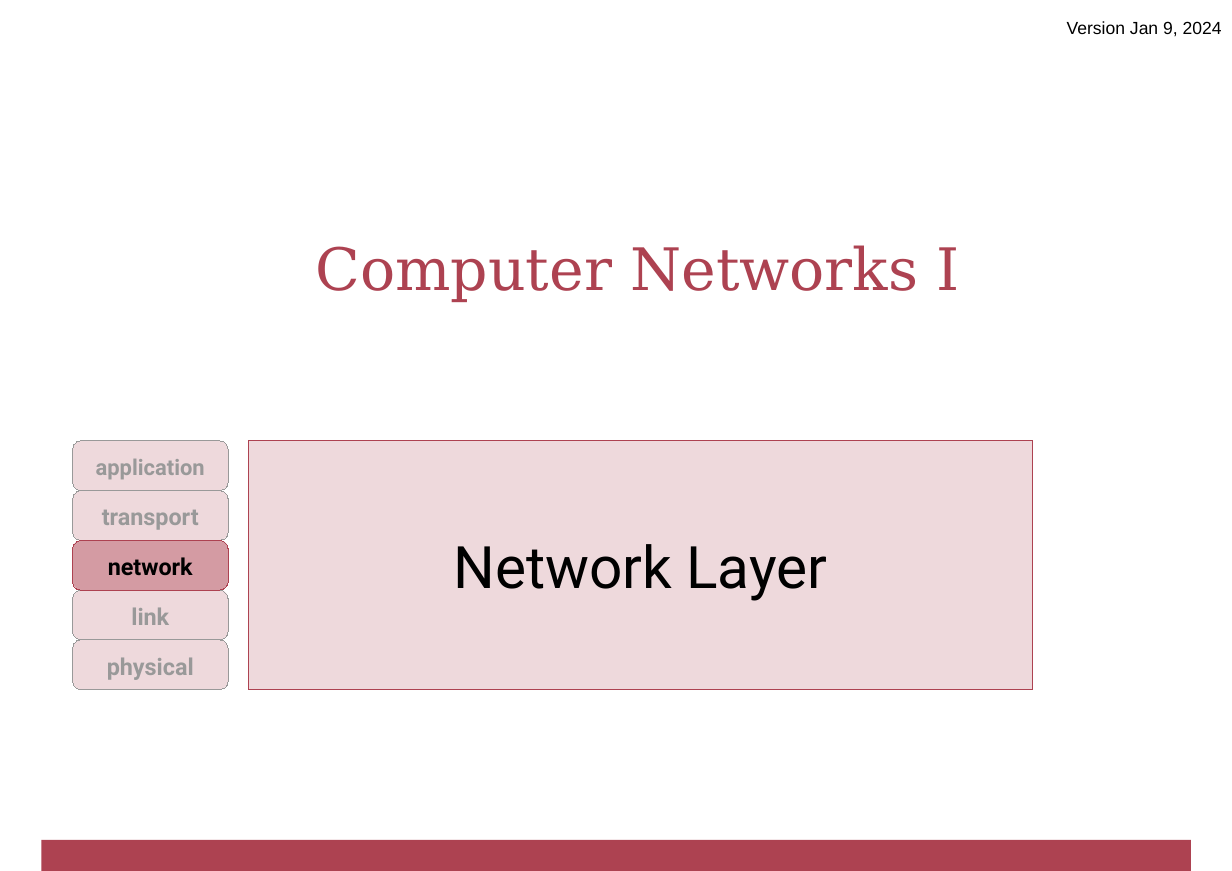
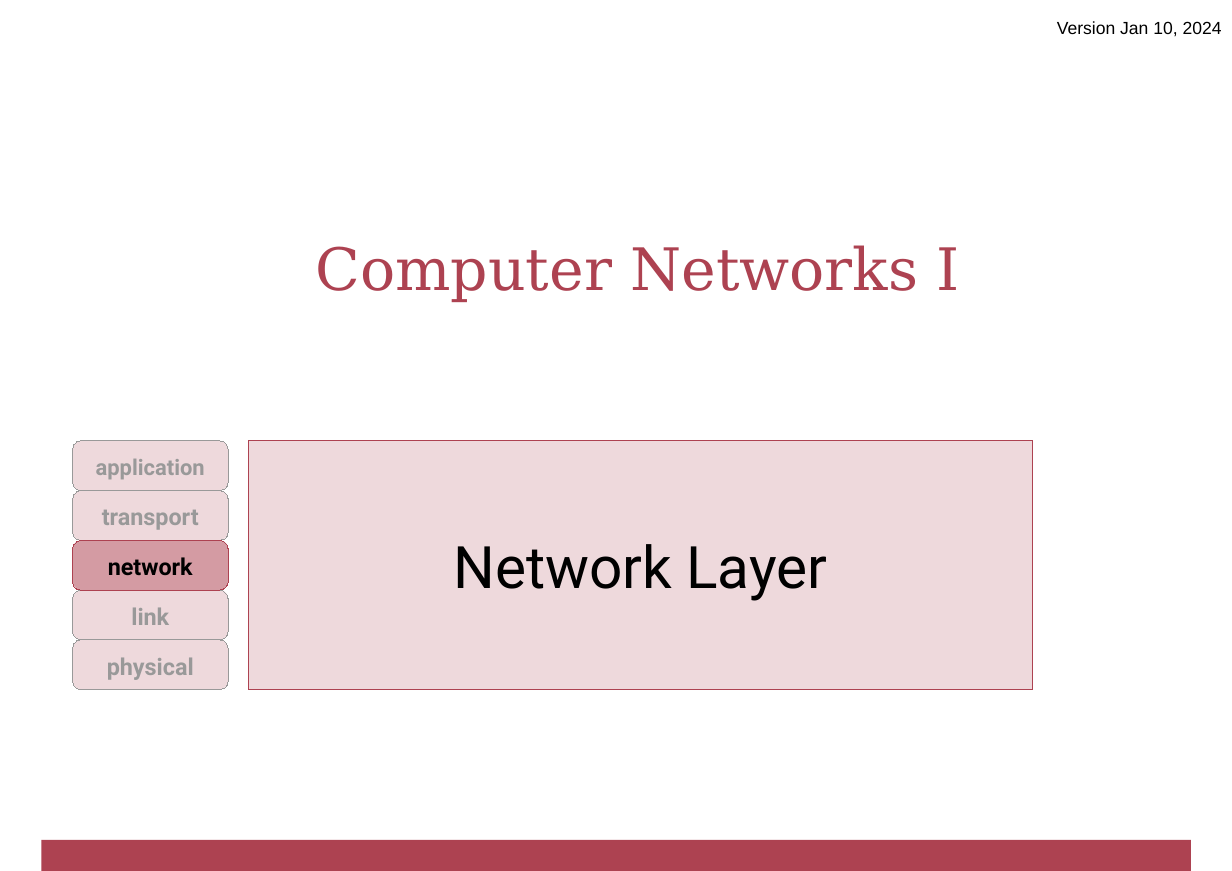
Before and after one commit to cletomartin/redes1, a slide deck: slide 1 of slides/network.odp. Drawn at 1232x871 pixels with LibreOffice and Linux fonts; fonts in the diff are those of the drawing; background and template pictures are left out. Boxes give left, top, right and bottom in pixels: in the first picture for what was removed or moved away, otherwise in the second. Text is boxed around its words. In the diff, an @@ line names an element or a change of style, - is before the commit and + after.

```diff
--- a/slides/network.odp
+++ b/slides/network.odp
@@ text at box(1057, 21, 1222, 36): text changed @@
-Version Jan 9, 2024
+Version Jan 10, 2024
```
Also in this commit, not shown: 6 other slides changed, 1 slide added, 1 other file.
